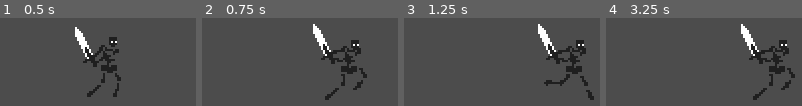
Above: before the commit, frames 1-4 (left to right).
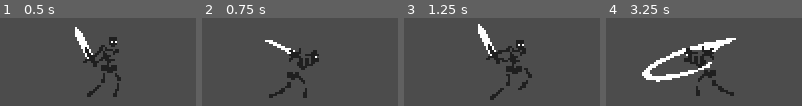
Above: after the commit, the same moments.

Repository: soekmego/Grave
Game: Godot game, scene res://Scenes/Skeleton/Skeleton.tscn
Same seed, same stepped clock (60 frames per second), same inputs: the game is played once before the commit and once after it. The project has no main scene, so this scene is started directly.
Inputs:
- Up to frame 1 (0.5 s): no input
- Up to frame 2 (0.75 s): tap Enter (ui_accept) at 0.5 s; hold Right (ui_right) from 0.53 s (still down)
- Up to frame 3 (1.25 s): keep holding Right (ui_right); tap Enter (ui_accept) at 0.77 s
- Up to frame 4 (3.25 s): release Right (ui_right) at 1.28 s; hold Left (ui_left) 1.28-2.03 s; tap Enter (ui_accept) at 1.52, 3.02 s; hold Right (ui_right) from 2.03 s (still down)

Frame 1 is identical in both runs. In frame 2, 8.4% of the frame differs, in the area x 32-85%, y 6-94%; in frame 3, 9.7%; in frame 4, 12%, in the area x 18-97%, y 6-94%.

Commit message:
combo system
implemented a combo system

Diff:
--- a/Scenes/Skeleton/Skeleton.gd
+++ b/Scenes/Skeleton/Skeleton.gd
@@ -4,10 +4,12 @@
 onready var sprite = $Sprite
 
 enum {IDLE, RUN, ROLL, ATTACK1, ATTACK2, ATTACK3}
+
 var direction = Vector2()
 var state
 var anim = ""
 var new_anim
+var combo = false
 
 func _ready():
 	change_state(IDLE)
@@ -35,12 +37,12 @@
 	var roll = Input.is_action_pressed("ui_select")
 	var attack = Input.is_action_pressed("ui_accept")
 
-	if right and state != ROLL:
+	if right and state == IDLE:
 		change_state(RUN)
 		direction.x += 1
 		sprite.flip_h = false
 
-	if left and state != ROLL:
+	if left and state == IDLE:
 		change_state(RUN)
 		direction.x -= 1
 		sprite.flip_h = true
@@ -59,12 +61,21 @@
 		match state:
 			IDLE, RUN:
 				change_state(ATTACK1)
-			#ATTACK1:
-			#	change_state(ATTACK2)
-			#ATTACK2:
-			#	change_state(ATTACK3)
+			ATTACK1:
+				if combo == true:
+					change_state(ATTACK2)
+					combo = false
+			ATTACK2:
+				if combo == true:
+					change_state(ATTACK3)
 
 	direction = direction.normalized() * speed
+
+func combo_enabled():
+	combo = true
+
+func combo_disabled():
+	combo = false
 
 func _process(delta):
 	get_input()
@@ -72,7 +83,6 @@
 		anim = new_anim
 		$Animation.play(anim)
 	move_and_slide(direction)
-	#print(state)
 
 func _on_Animation_animation_finished(animation):
 	match animation:
--- a/Scenes/Skeleton/Skeleton.tscn
+++ b/Scenes/Skeleton/Skeleton.tscn
@@ -1,12 +1,12 @@
 [gd_scene load_steps=16 format=2]
 
 [ext_resource path="res://Scenes/Skeleton/Skeleton.gd" type="Script" id=1]
-[ext_resource path="res://Assets/Sprites/Skeleton/s_skeleton_roll_strip7.png" type="Texture" id=2]
+[ext_resource path="res://Assets/Sprites/Skeleton/s_skeleton_attack_two_strip5.png" type="Texture" id=2]
 [ext_resource path="res://Assets/Sprites/Skeleton/s_skeleton_run_strip6.png" type="Texture" id=3]
 [ext_resource path="res://Assets/Sprites/Skeleton/s_skeleton_attack_one_strip5.png" type="Texture" id=4]
-[ext_resource path="res://Assets/Sprites/Skeleton/s_skeleton_attack_two_strip5.png" type="Texture" id=5]
-[ext_resource path="res://Assets/Sprites/Skeleton/s_skeleton_attack_three_strip6.png" type="Texture" id=6]
-[ext_resource path="res://Assets/Sprites/Skeleton/s_skeleton_idle_strip3.png" type="Texture" id=7]
+[ext_resource path="res://Assets/Sprites/Skeleton/s_skeleton_attack_three_strip6.png" type="Texture" id=5]
+[ext_resource path="res://Assets/Sprites/Skeleton/s_skeleton_idle_strip3.png" type="Texture" id=6]
+[ext_resource path="res://Assets/Sprites/Skeleton/s_skeleton_roll_strip7.png" type="Texture" id=7]
 
 [sub_resource type="RectangleShape2D" id=1]
 
@@ -74,6 +74,26 @@
 "update": 1,
 "values": [ ExtResource( 4 ) ]
 }
+tracks/2/type = "method"
+tracks/2/path = NodePath(".")
+tracks/2/interp = 1
+tracks/2/loop_wrap = true
+tracks/2/imported = false
+tracks/2/enabled = true
+tracks/2/keys = {
+"times": PoolRealArray( 0, 0.2, 0.4 ),
+"transitions": PoolRealArray( 1, 1, 1 ),
+"values": [ {
+"args": [  ],
+"method": "combo_disabled"
+}, {
+"args": [  ],
+"method": "combo_enabled"
+}, {
+"args": [  ],
+"method": "combo_disabled"
+} ]
+}
 
 [sub_resource type="Animation" id=4]
 
@@ -103,7 +123,27 @@
 "times": PoolRealArray( 0 ),
 "transitions": PoolRealArray( 1 ),
 "update": 1,
-"values": [ ExtResource( 5 ) ]
+"values": [ ExtResource( 2 ) ]
+}
+tracks/2/type = "method"
+tracks/2/path = NodePath(".")
+tracks/2/interp = 1
+tracks/2/loop_wrap = true
+tracks/2/imported = false
+tracks/2/enabled = true
+tracks/2/keys = {
+"times": PoolRealArray( 0, 0.2, 0.4 ),
+"transitions": PoolRealArray( 1, 1, 1 ),
+"values": [ {
+"args": [  ],
+"method": "combo_disabled"
+}, {
+"args": [  ],
+"method": "combo_enabled"
+}, {
+"args": [  ],
+"method": "combo_disabled"
+} ]
 }
 
 [sub_resource type="Animation" id=5]
@@ -134,7 +174,21 @@
 "times": PoolRealArray( 0 ),
 "transitions": PoolRealArray( 1 ),
 "update": 1,
-"values": [ ExtResource( 6 ) ]
+"values": [ ExtResource( 5 ) ]
+}
+tracks/2/type = "method"
+tracks/2/path = NodePath(".")
+tracks/2/interp = 1
+tracks/2/loop_wrap = true
+tracks/2/imported = false
+tracks/2/enabled = true
+tracks/2/keys = {
+"times": PoolRealArray( 0 ),
+"transitions": PoolRealArray( 1 ),
+"values": [ {
+"args": [  ],
+"method": "combo_disabled"
+} ]
 }
 
 [sub_resource type="Animation" id=6]
@@ -253,7 +307,7 @@
 
 texture = ExtResource( 2 )
 region_enabled = true
-region_rect = Rect2( 582, 14, 24, 34 )
+region_rect = Rect2( 386, 11, 75, 37 )
 _sections_unfolded = [ "Offset", "Region", "Transform" ]
 
 [node name="Collision" type="CollisionShape2D" parent="." index="1"]
@@ -276,6 +330,7 @@
 anims/roll = SubResource( 7 )
 anims/run = SubResource( 8 )
 blend_times = [  ]
+_sections_unfolded = [ "Playback Options" ]
 
 [node name="Camera2D" type="Camera2D" parent="." index="3"]
 
Not shown: 2 places in Scenes/Skeleton/Skeleton.tscn that only renumber resources
